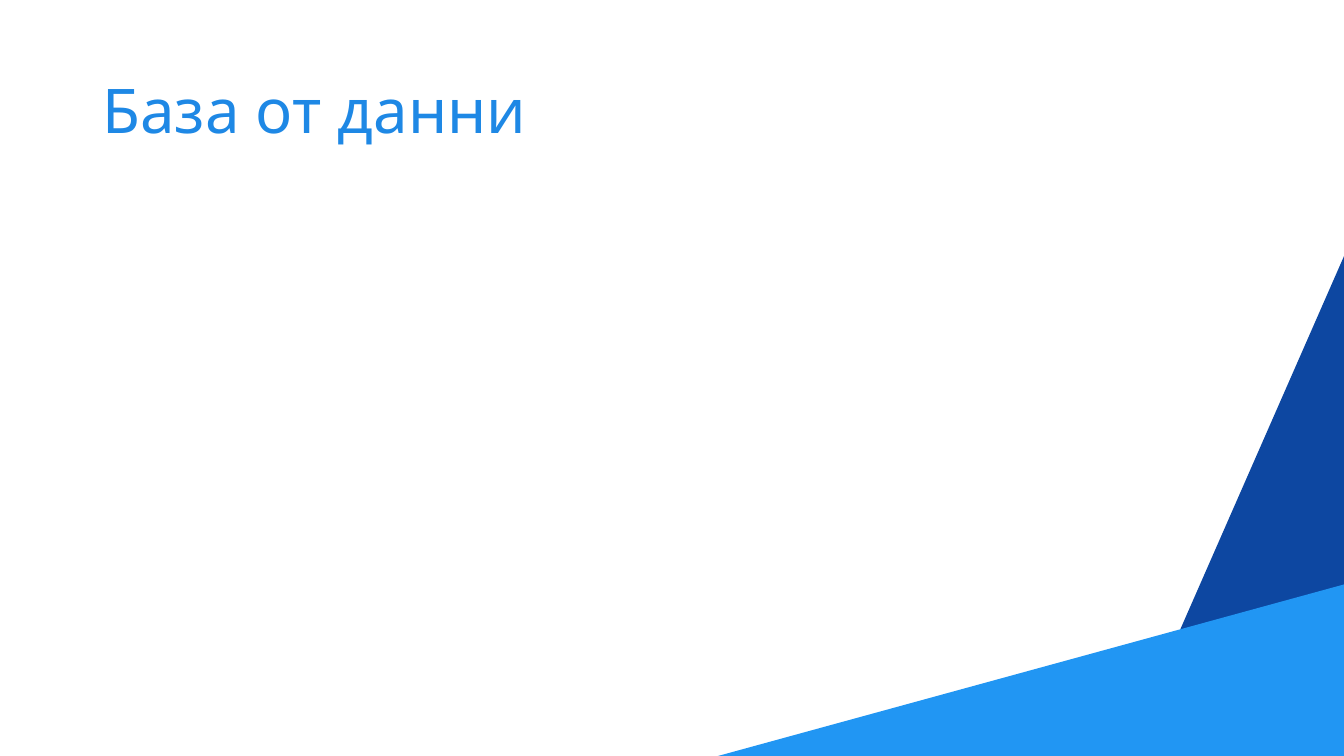
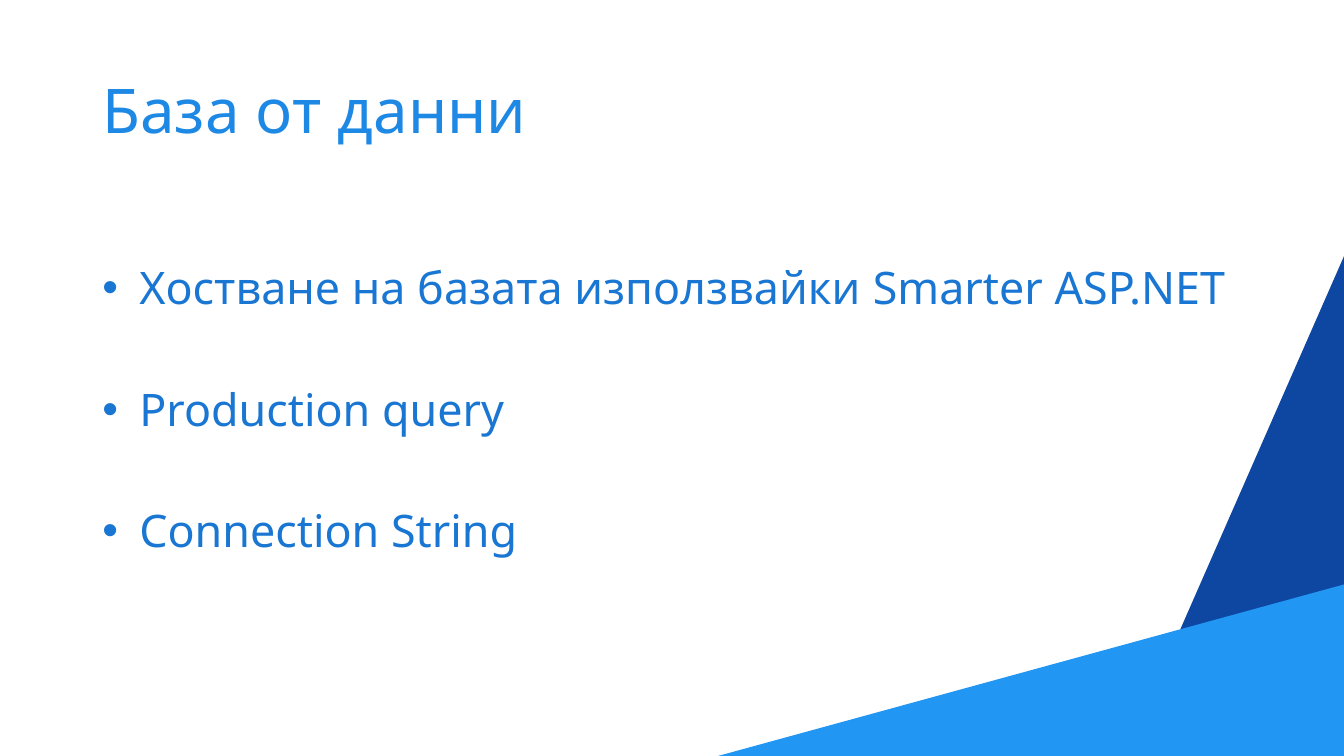
Before and after one commit to NikolaTotev/LoRa_Sensor_Network, a slide deck: slide 14 of Documentation/LoRa_Sensor_Network_Presentation.pptx (slide 13 before the commit). Drawn at 1344x756 pixels with LibreOffice and Linux fonts; fonts in the diff are those of the drawing. Boxes give left, top, right and bottom in pixels: in the first picture for what was removed or moved away, otherwise in the second. Text is boxed around its words. In the diff, an @@ line names an element or a change of style, - is before the commit and + after.

```diff
--- a/Documentation/LoRa_Sensor_Network_Presentation.pptx
+++ b/Documentation/LoRa_Sensor_Network_Presentation.pptx
@@ text added at (139, 270, 1225, 558), 32 pt, text #1976D2 @@
+• Хостване на базата използвайки Smarter ASP.NET
+• Production query
+• Connection String
```
Also in this commit, not shown: 6 other slides changed, 4 slides added, 3 slides removed.
